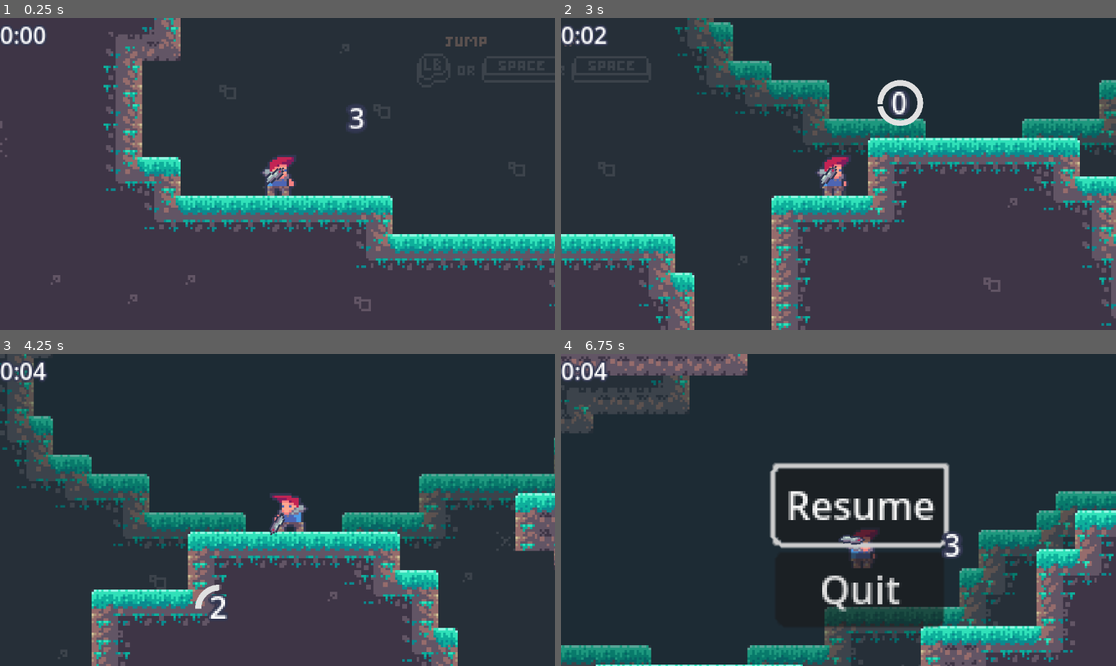
Above: before the commit, frames 1-4 (two rows, left to right).
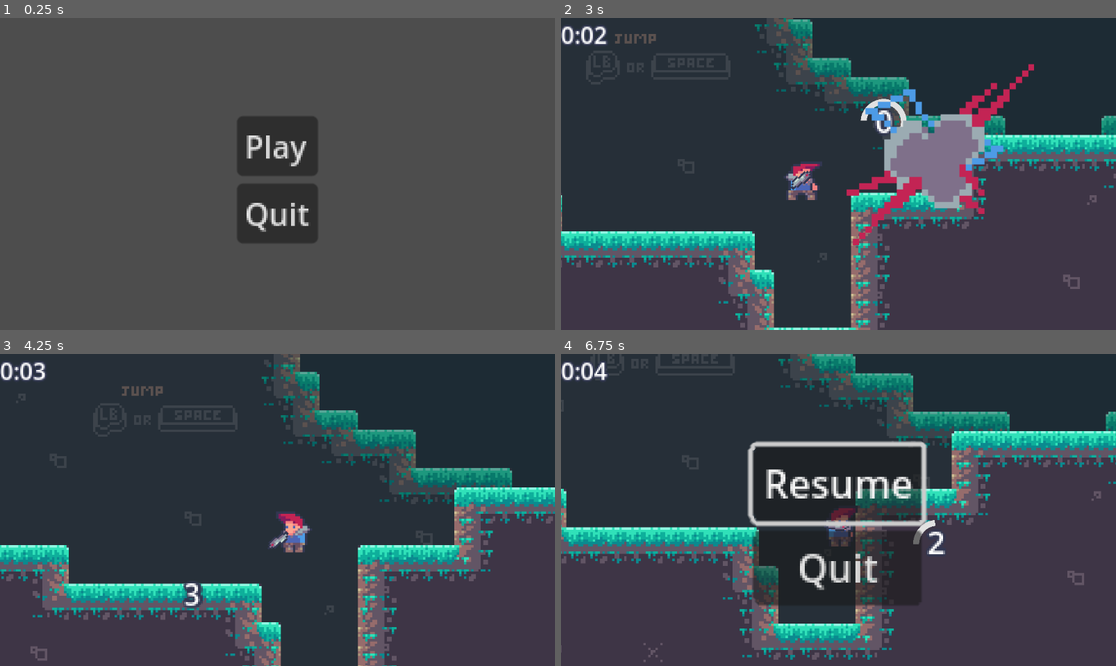
Above: after the commit, the same moments.

Repository: SoulierTom/Rocket
Game: Godot game, scene res://Scenes/Main_Menu.tscn
The game is run twice, just before and just after one commit, with the same random seed, the same clock (stepped at 60 frames per second) and the same inputs. Before the commit the project starts from res://Levels/Level_1.tscn.
Inputs (mouse positions are in pixels of both pictures, inside the frame that each line leads up to):
- Up to frame 1 (0.25 s): no input
- Up to frame 2 (3 s): click (838, 145) at 0.5 s, where only the run after the commit has a clickable "Play"; tap Enter at 1.25 s; move the mouse to (960, 158) at 1.27 s; press the mouse at (960, 158) at 1.28 s; hold D (Move_Right) 1.28-2.78 s; tap Space (Jump) at 1.52, 2.27 s; move the mouse to (727, 189) at 2.02 s; release the mouse at (727, 189) at 2.03 s; click (727, 189) at 2.1 s; move the mouse to (894, 105) at 2.77 s; press the mouse at (894, 105) at 2.78 s; hold A (Move_Left) from 2.78 s (still down)
- Up to frame 3 (4.25 s): move the mouse to (249, 572) at 3.52 s; release A (Move_Left) at 3.53 s; release the mouse at (249, 572) at 3.53 s; hold D (Move_Right) from 3.53 s (still down); click (249, 572) at 3.6 s; tap Space (Jump) at 3.77 s
- Up to frame 4 (6.75 s): move the mouse to (1005, 556) at 4.27 s; press the mouse at (1005, 556) at 4.28 s; tap Space (Jump) at 4.52, 5.27, 5.75 s; tap Escape (ui_cancel) at 4.9 s; move the mouse to (672, 463) at 5.02 s; release D (Move_Right) at 5.03 s; release the mouse at (672, 463) at 5.03 s; hold A (Move_Left) 5.03-5.78 s; click (672, 463) at 5.1 s; move the mouse to (866, 510) at 5.77 s; press the mouse at (866, 510) at 5.78 s; hold D (Move_Right) 5.78-6.53 s; tap Enter at 6.5 s; move the mouse to (755, 432) at 6.52 s; release the mouse at (755, 432) at 6.53 s; hold A (Move_Left) from 6.53 s (still down); click (755, 432) at 6.6 s

The runs differ from the first frame. In frame 1, 49% of the frame differs, in the area x 0-100%, y 0-93%; in frame 2, 32%; in frame 3, 32%; in frame 4, 54%, in the area x 0-100%, y 0-100%.

Commit message:
pause cassé 2

Diff:
--- a/Scripts/pause_menu.gd
+++ b/Scripts/pause_menu.gd
@@ -21,7 +21,7 @@
 
 func _enable_buttons_focus(focus: bool):
 	# Parcourir tous les descendants de la hiérarchie pour trouver les boutons
-	for button in $MarginContainer/VBoxContainer.get_children():
+	for button in $MarginContainer/VBoxContainer/Resume.get_children():
 		if button is Button:
 			if focus:
 				button.grab_focus()  # Permet de naviguer avec la manette
@@ -30,7 +30,7 @@
 
 func press_focused_button():
 	# Trouver le bouton actuellement sélectionné et simuler un appui
-	for button in $MarginContainer/VBoxContainer.get_children():
+	for button in $MarginContainer/VBoxContainer/Quit.get_children():
 		if button is Button and button.has_focus():
 			button.emit_signal("pressed")
 			break
--- a/Scripts/player.gd
+++ b/Scripts/player.gd
@@ -122,10 +122,10 @@
 	recoiling = false
 
 func pause_game():
-	if pause_instance == null:
-		pause_instance = pause_menu.instantiate()
-		add_child(pause_instance)
-		get_tree().paused = true
+	pause_instance = pause_menu.instantiate()
+	pause_instance.z_index = 100  # Place le menu pause au-dessus des autres éléments
+	add_child(pause_instance)
+	get_tree().paused = true
 
 func resume_game():
 	if pause_instance != null:
--- a/project.godot
+++ b/project.godot
@@ -11,7 +11,7 @@
 [application]
 
 config/name="Rocket"
-run/main_scene="res://Levels/Level_1.tscn"
+run/main_scene="res://Scenes/Main_Menu.tscn"
 config/features=PackedStringArray("4.3", "Forward Plus")
 config/icon="res://Assets/Andreï/Logo M-Corp.png"
 
Not shown: 1 places in Levels/Level_3.tscn that only renumber resources
